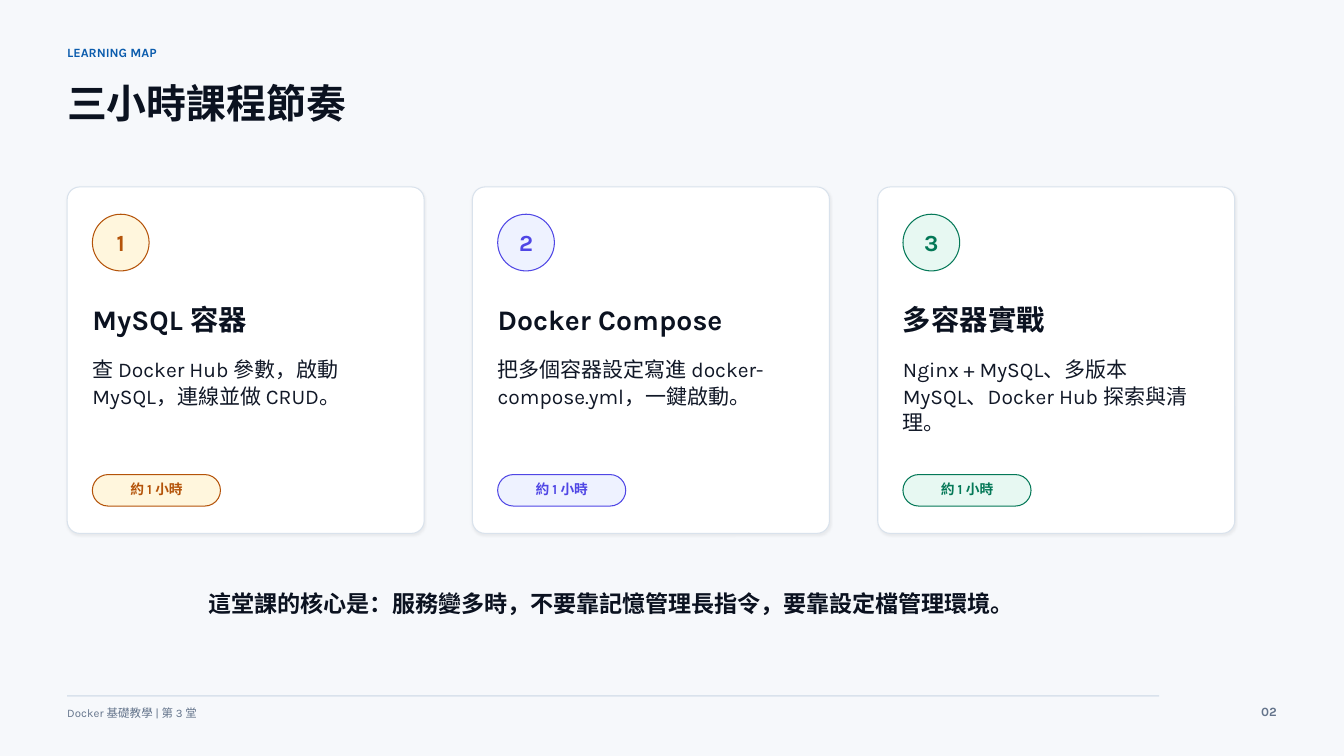
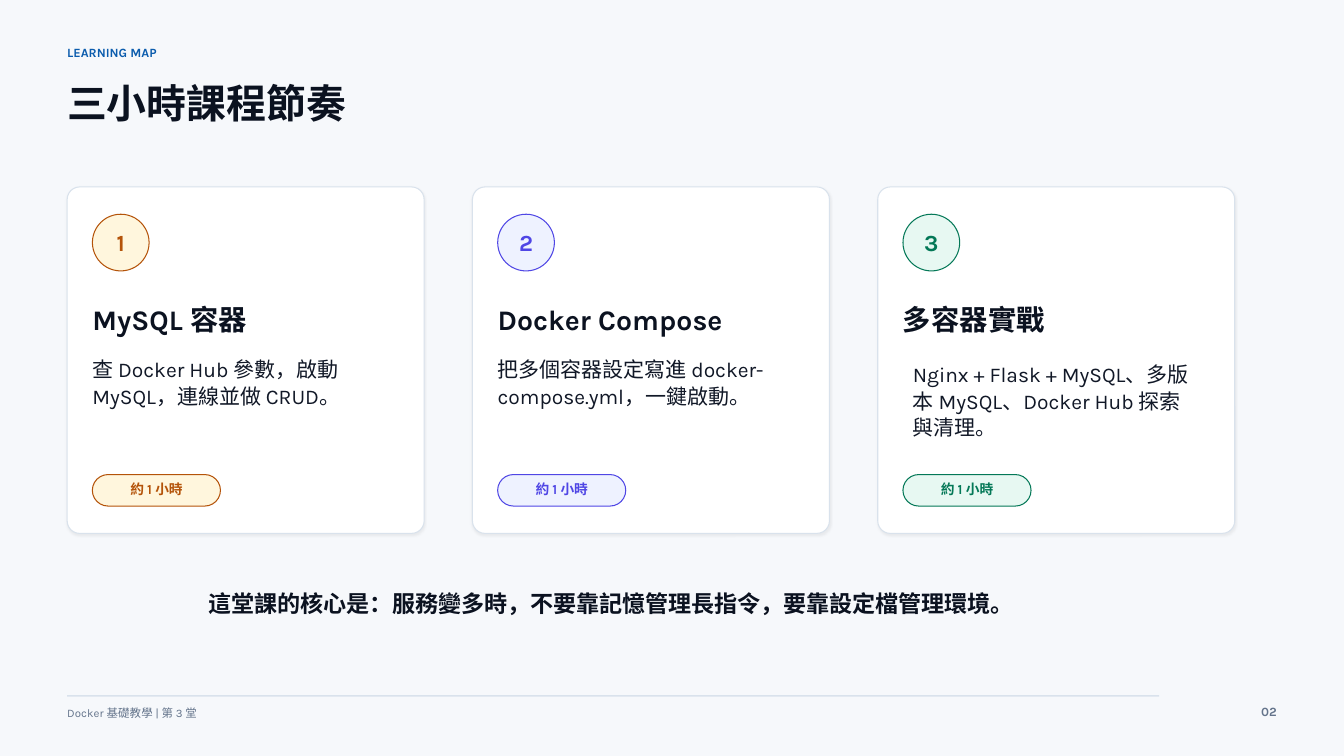
Before and after one commit to lalalalaluk/docker-practice, a slide deck: slide 2 of slides/docker-session3-mysql-compose.pptx. Drawn at 1344x756 pixels with LibreOffice and Linux fonts; fonts in the diff are those of the drawing. Boxes give left, top, right and bottom in pixels: in the first picture for what was removed or moved away, otherwise in the second. Text is boxed around its words. In the diff, an @@ line names an element or a change of style, - is before the commit and + after.

Commit message:
Fix Docker slide PPTX structure

```diff
--- a/slides/docker-session3-mysql-compose.pptx
+++ b/slides/docker-session3-mysql-compose.pptx
@@ text at [913,364,1189,437]: text changed @@
-Nginx + MySQL、多版本 MySQL、Docker Hub 探索與清理。
+Nginx + Flask + MySQL、多版本 MySQL、Docker Hub 探索與清理。
```
Also in this commit, not shown: 11 other slides changed, 4 other files.
